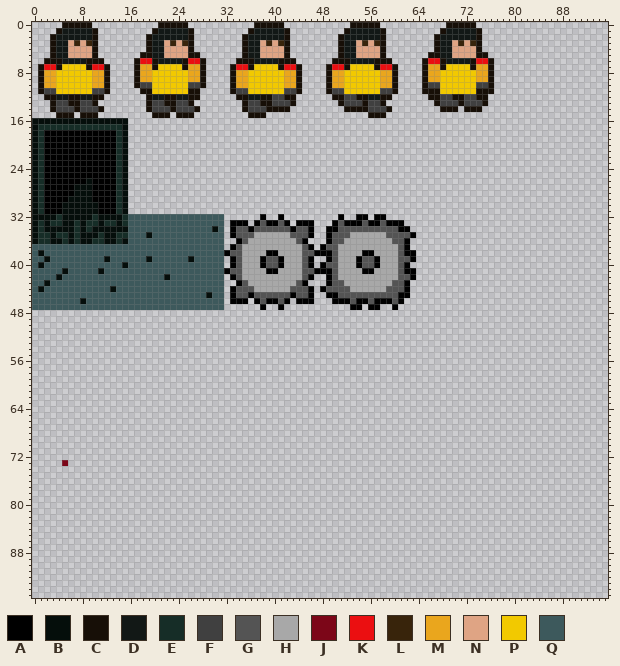
File history of a sprite sheet, assets/tiles.png. Above, as it was before the edit.
The file is 96x96 pixels.
Palette (. is transparent): A #000000  B #050e0b  C #170f07  D #121816  E #162d27  F #404040  G #545454  H #a8a8a8  J #7c0618  K #eb0f11  L #38240b  M #eaa61d  N #dfa484  P #f2c900  Q #3d595c
Pixels before (only the part around the change), first column x 58:
22 ......................................
23 ......................................
24 ......................................
25 ......................................
26 ......................................
27 ......................................
28 ......................................
29 ......................................
30 ......................................
31 ......................................
32 A.....................................
33 GAAA..................................
34 GGGAA.................................
35 HGGGGA................................
36 HHGGA.................................
37 HHHGA.................................
38 HHHGAA................................
39 HHHGGA................................
40 HHHGA.................................
41 HHHGAA................................
42 HHHGGA................................
43 HHGGA.................................
44 HGGGA.................................
45 GGGAA.................................
46 AAGA..................................
47 ..A...................................
48 ......................................
49 ......................................
50 ......................................
51 ......................................
52 ......................................
53 ......................................
54 ......................................
The same view after the edit:
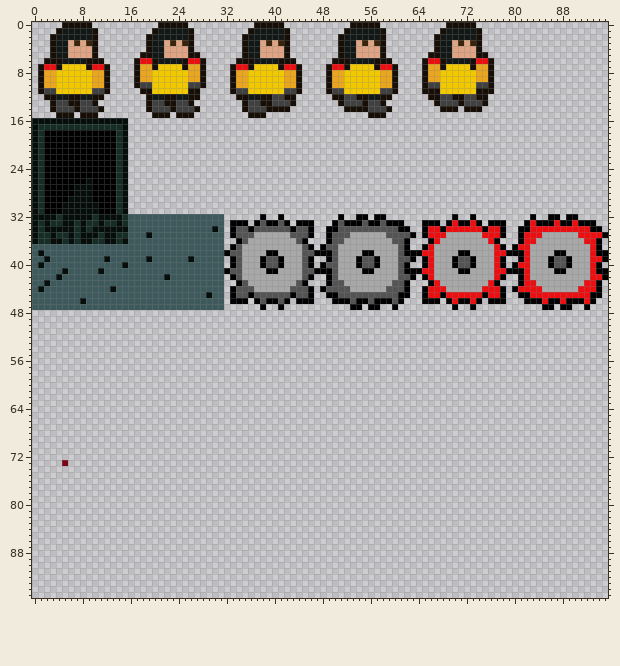
Diff:
The edit adds colour A in row 32 at x 70, 73, 83, 86 to 87 and 89 to 90; in row 33 at x 65 to 67, 69, 71 to 72, 74, 76 to 78, 82, 84 to 86, 88 to 89 and 91 to 93; in row 34 at x 65, 68, 75, 78, 81 to 82 and 93 to 94; in row 35 at x 65, 78, 81 and 95; in row 36 at x 66, 77, 81 and 94; in row 37 at x 65, 78, 80 and 94.
The edit adds colour A in row 38 at x 64, 71 to 72, 79 to 81, 87 to 88 and 94 to 95; in row 39 at x 65, 70, 73, 78, 81, 86, 89 and 95; in row 40 at x 65, 70, 73, 78, 80, 86, 89 and 94; in row 41 at x 64, 71 to 72, 79 to 81, 87 to 88 and 94 to 95; in row 42 at x 65, 78, 81 and 95; in row 43 at x 66, 77, 81 and 94.
The edit adds colour A in row 44 at x 65, 78, 80 and 94; in row 45 at x 65, 68, 75, 78, 81 to 82 and 93 to 94; in row 46 at x 65 to 67, 69, 71 to 72, 74, 76 to 78, 82 to 84, 86 to 87, 89 to 91 and 93; in row 47 at x 70, 73, 85 to 86, 88 to 89 and 92.
The edit adds colour G in rows 39 to 40 at x 71 to 72 and 87 to 88.
The edit adds colour H in row 35 at x 69 to 74 and 85 to 90; in row 36 at x 68 to 75 and 84 to 91; in row 37 at x 67 to 76 and 83 to 92; in row 38 at x 67 to 70, 73 to 76, 83 to 86 and 89 to 92; in rows 39 to 40 at x 67 to 69, 74 to 76, 83 to 85 and 90 to 92; in row 41 at x 67 to 70, 73 to 76, 83 to 86 and 89 to 92.
The edit adds colour H in row 42 at x 67 to 76 and 83 to 92; in row 43 at x 68 to 75 and 84 to 91; in row 44 at x 69 to 74 and 85 to 90.
The edit adds colour K in row 33 at x 70, 73, 83, 87 and 90; in row 34 at x 66 to 67, 69 to 74, 76 to 77 and 83 to 92; in row 35 at x 66 to 68, 75 to 77, 82 to 84 and 91 to 94; in row 36 at x 67, 76, 82 to 83 and 92 to 93; in row 37 at x 66, 77, 81 to 82 and 93; in row 38 at x 65 to 66, 77 to 78, 82 and 93.
The edit adds colour K in row 39 at x 66, 77, 82 and 93 to 94; in row 40 at x 66, 77, 81 to 82 and 93; in row 41 at x 65 to 66, 77 to 78, 82 and 93; in row 42 at x 66, 77, 82 and 93 to 94; in row 43 at x 67, 76, 82 to 83 and 92 to 93; in row 44 at x 66 to 68, 75 to 77, 81 to 84 and 91 to 93.
The edit adds colour K in row 45 at x 66 to 67, 69 to 74, 76 to 77 and 83 to 92; in row 46 at x 70, 73, 85, 88 and 92.
